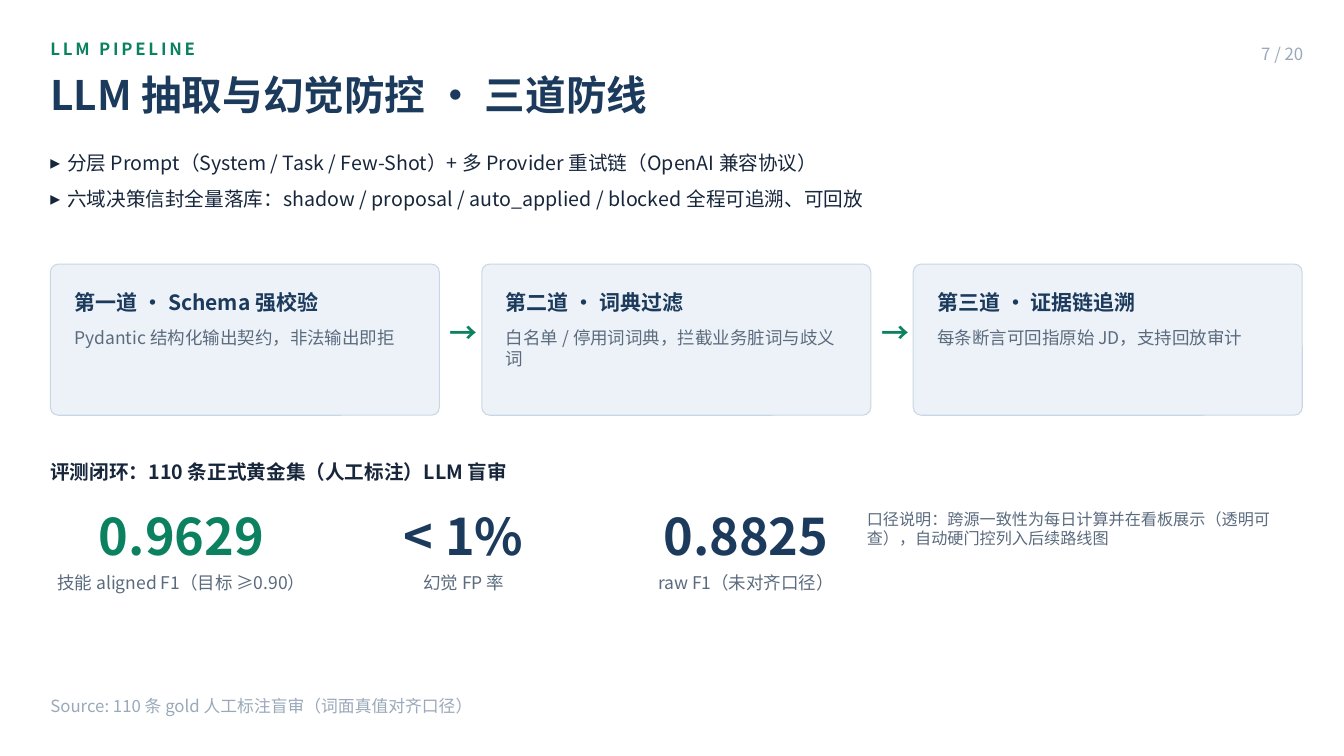
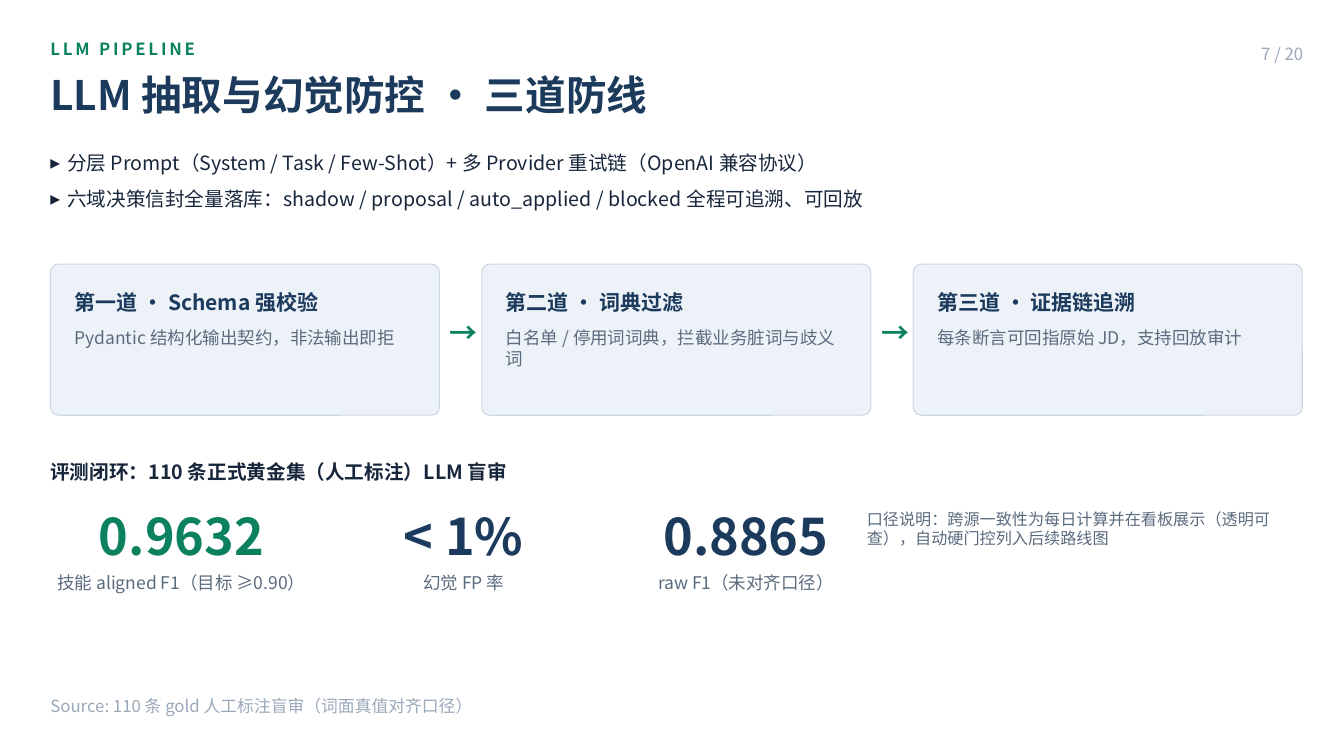
Before and after one commit to Sanksu/zhigang-compass, a slide deck: slide 7 of docs/m5/智岗罗盘_答辩PPT_终稿.pptx. Drawn at 1344x756 pixels with LibreOffice and Linux fonts; fonts in the diff are those of the drawing. Boxes give left, top, right and bottom in pixels: in the first picture for what was removed or moved away, otherwise in the second. Text is boxed around its words. In the diff, an @@ line names an element or a change of style, - is before the commit and + after.

```diff
--- a/docs/m5/智岗罗盘_答辩PPT_终稿.pptx
+++ b/docs/m5/智岗罗盘_答辩PPT_终稿.pptx
@@ text at (99, 517, 264, 556): text changed @@
-0.9629
+0.9632
@@ text at (663, 517, 828, 556): text changed @@
-0.8825
+0.8865
```
Also in this commit, not shown: 7 other slides changed, 31 other files.
